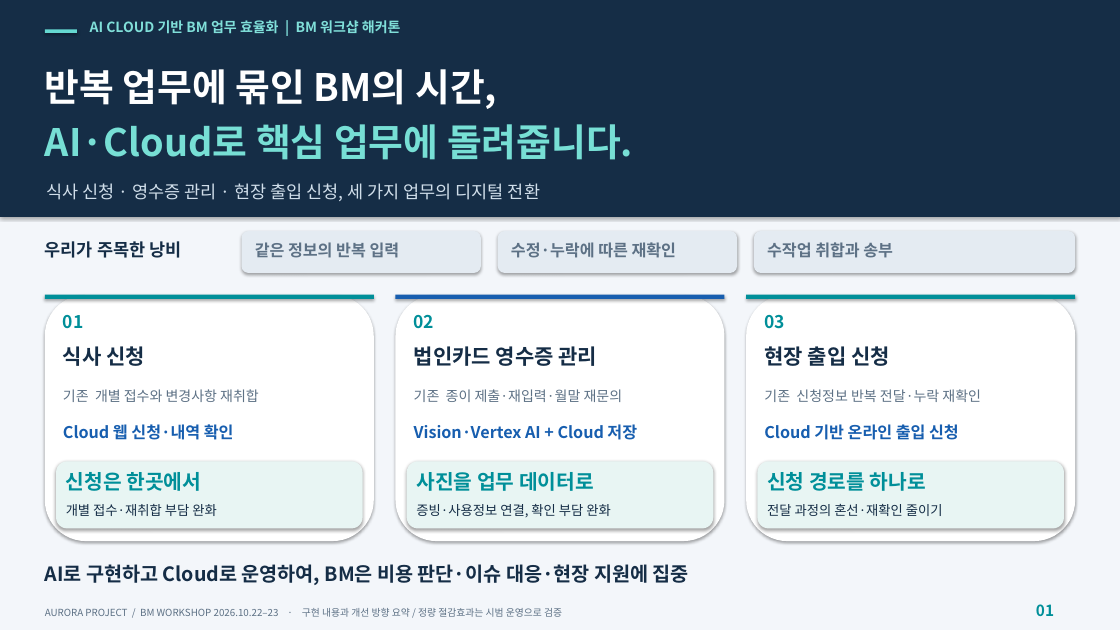
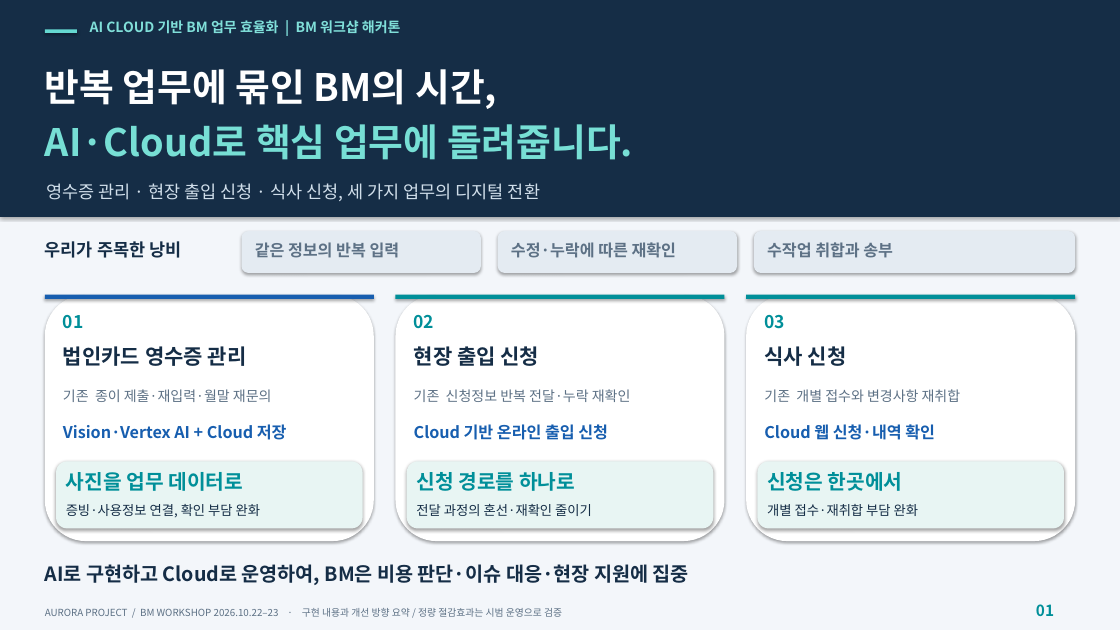
Before and after one commit to sskim4912/aurora_portal, a slide deck: slide 1 of presentation/BM_Opening.pptx. Drawn at 1120x630 pixels with LibreOffice and Linux fonts; fonts in the diff are those of the drawing. Boxes give left, top, right and bottom in pixels: in the first picture for what was removed or moved away, otherwise in the second. Text is boxed around its words. In the diff, an @@ line names an element or a change of style, - is before the commit and + after.

```diff
--- a/presentation/BM_Opening.pptx
+++ b/presentation/BM_Opening.pptx
@@ text at (46, 183, 540, 201): text changed @@
-식사 신청 · 영수증 관리 · 현장 출입 신청, 세 가지 업무의 디지털 전환
+영수증 관리 · 현장 출입 신청 · 식사 신청, 세 가지 업무의 디지털 전환
@@ rectangle at (45, 295, 374, 299): fill #008F99 to #175EAF @@
@@ rectangle at (396, 295, 725, 299): fill #175EAF to #008F99 @@
@@ text at (63, 346, 247, 366): text changed @@
-식사 신청
+법인카드 영수증 관리
@@ text at (414, 346, 540, 366): text changed @@
-법인카드 영수증 관리
+현장 출입 신청
@@ text at (764, 346, 847, 366): text changed @@
-현장 출입 신청
+식사 신청
@@ text at (63, 389, 272, 402): text changed @@
-기존 개별 접수와 변경사항 재취합
+기존 종이 제출·재입력·월말 재문의
@@ text at (414, 389, 631, 402): text changed @@
-기존 종이 제출·재입력·월말 재문의
+기존 신청정보 반복 전달·누락 재확인
@@ text at (764, 389, 961, 402): text changed @@
-기존 신청정보 반복 전달·누락 재확인
+기존 개별 접수와 변경사항 재취합
@@ text at (63, 424, 287, 440): text changed @@
-Cloud 웹 신청·내역 확인
+Vision·Vertex AI + Cloud 저장
@@ text at (414, 424, 608, 440): text changed @@
-Vision·Vertex AI + Cloud 저장
+Cloud 기반 온라인 출입 신청
@@ text at (764, 421, 935, 442): text changed @@
-Cloud 기반 온라인 출입 신청
+Cloud 웹 신청·내역 확인
@@ text at (66, 472, 243, 491): text changed @@
-신청은 한곳에서
+사진을 업무 데이터로
@@ text at (416, 472, 575, 491): text changed @@
-사진을 업무 데이터로
+신청 경로를 하나로
@@ text at (767, 472, 903, 491): text changed @@
-신청 경로를 하나로
+신청은 한곳에서
@@ text at (66, 504, 260, 517): text changed @@
-개별 접수·재취합 부담 완화
+증빙·사용정보 연결, 확인 부담 완화
@@ text at (416, 504, 592, 516): text changed @@
-증빙·사용정보 연결, 확인 부담 완화
+전달 과정의 혼선·재확인 줄이기
@@ text at (767, 504, 918, 516): text changed @@
-전달 과정의 혼선·재확인 줄이기
+개별 접수·재취합 부담 완화
```
Also in this commit, not shown: 2 other files.
